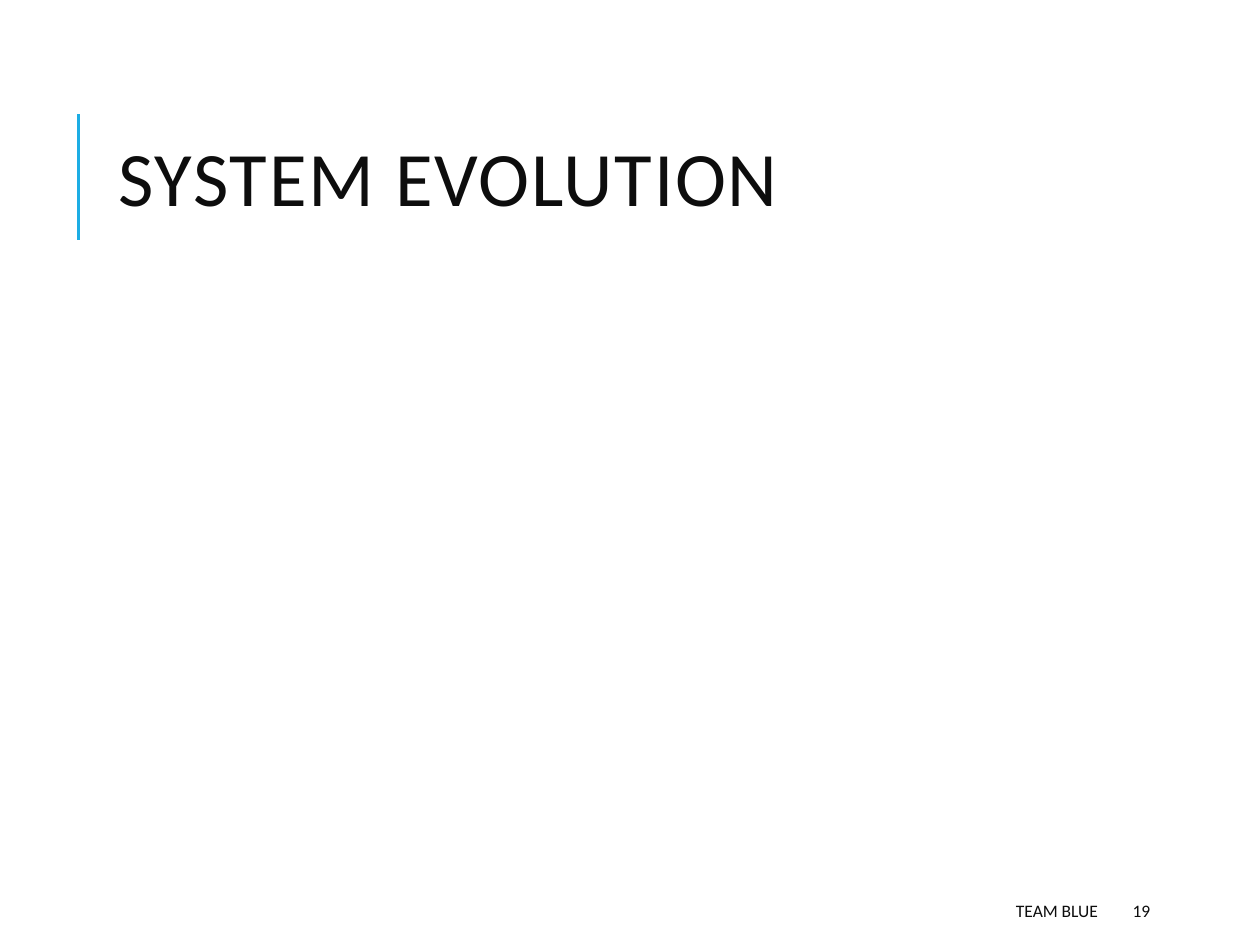
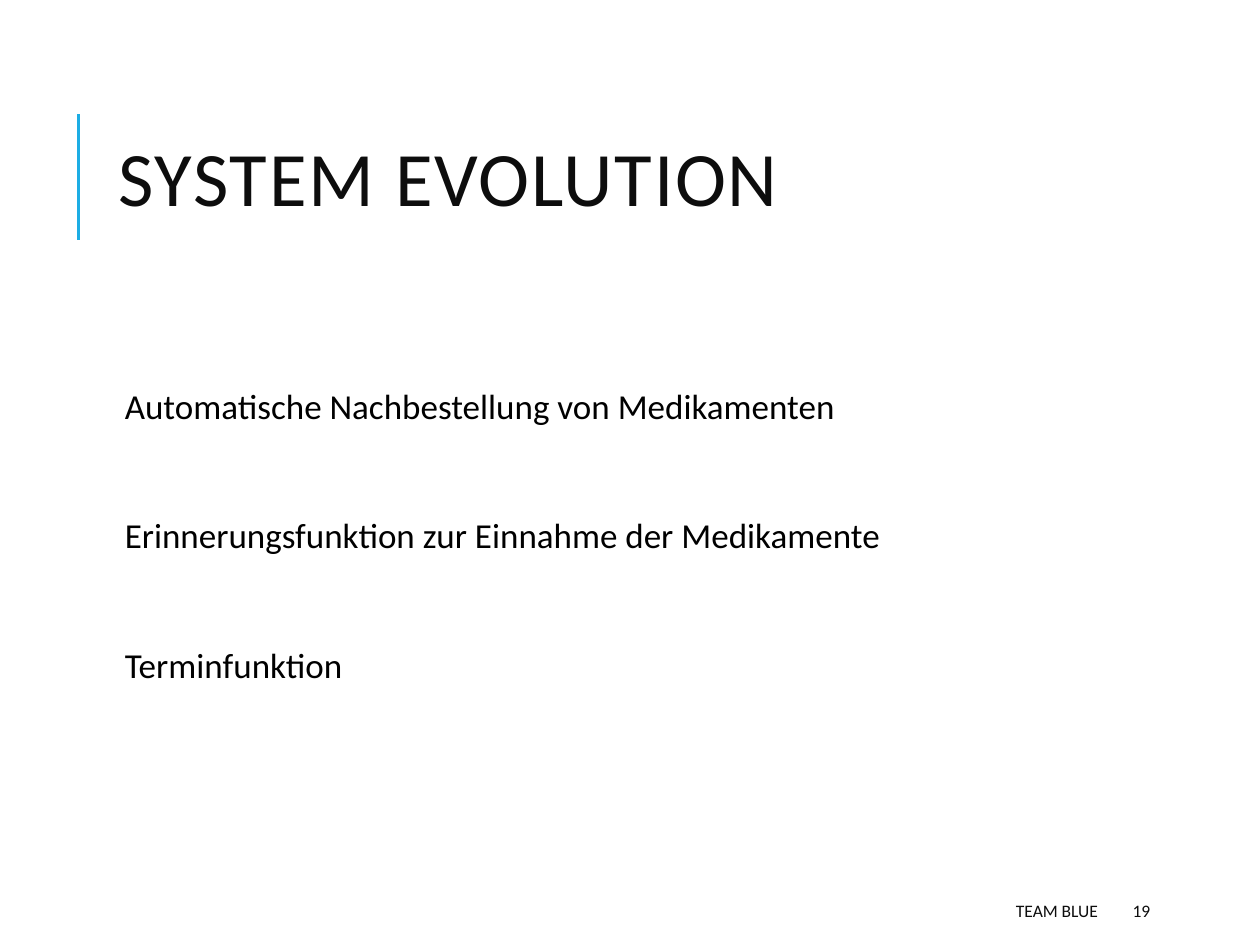
Before and after one commit to Hyferion/ch.bfh.bti7081.s2018.blue, a slide deck: slide 19 of Docs/task02/Task 2.pptx. Drawn at 1260x945 pixels with LibreOffice and Linux fonts; fonts in the diff are those of the drawing. Boxes give left, top, right and bottom in pixels: in the first picture for what was removed or moved away, otherwise in the second. Text is boxed around its words. In the diff, an @@ line names an element or a change of style, - is before the commit and + after.

```diff
--- a/Docs/task02/Task 2.pptx
+++ b/Docs/task02/Task 2.pptx
@@ text added at bbox=[125, 394, 879, 679], 20 pt, text #000000 @@
+  Automatische Nachbestellung von Medikamenten
+  Erinnerungsfunktion zur Einnahme der Medikamente
+  Terminfunktion
```
Also in this commit, not shown: 1 slide added.
